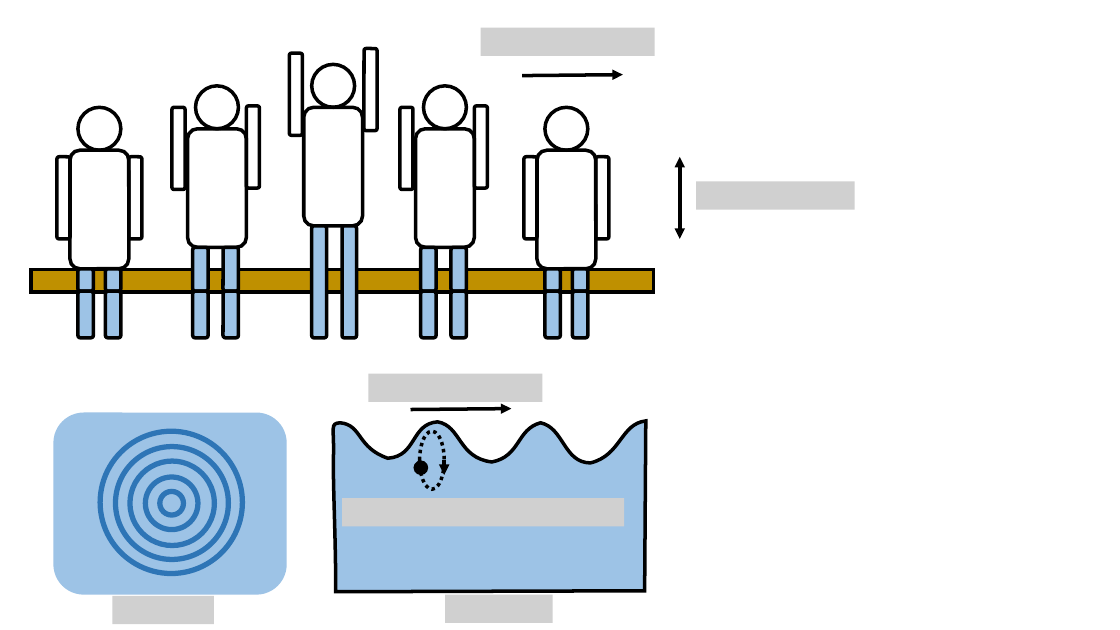
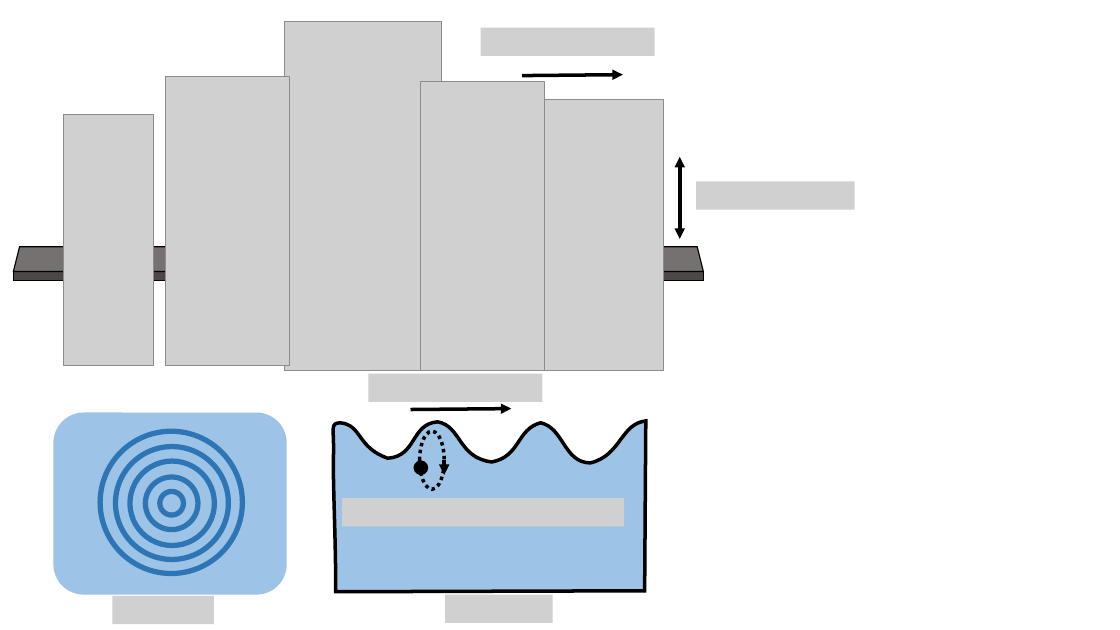
Before and after one commit to OSTP/PhysicsArtofModelling, a slide deck: slide 2 of tex/figures/Waves/Figures.pptx. Drawn at 1120x630 pixels with LibreOffice and Linux fonts; fonts in the diff are those of the drawing; grey boxes stand for pictures. Boxes give left, top, right and bottom in pixels: in the first picture for what was removed or moved away, otherwise in the second. Text is boxed around its words. In the diff, an @@ line names an element or a change of style, - is before the commit and + after.

```diff
--- a/tex/figures/Waves/Figures.pptx
+++ b/tex/figures/Waves/Figures.pptx
@@ group added at [13,21,703,371]: 5 pictures, 1 trapezoid @@
@@ group removed at [57,49,609,339]: 33 rounded rectangles, 5 ellipses @@
@@ rectangle: place and size @@
-rectangle at [31,270,654,292]
+rectangle at [13,271,703,281]
@@ rectangle at [13,271,703,281]: fill #BF9000 to #4C4848; outline #000000 3 pt to #000000 1 pt @@
```
Also in this commit, not shown: 3 other files.
